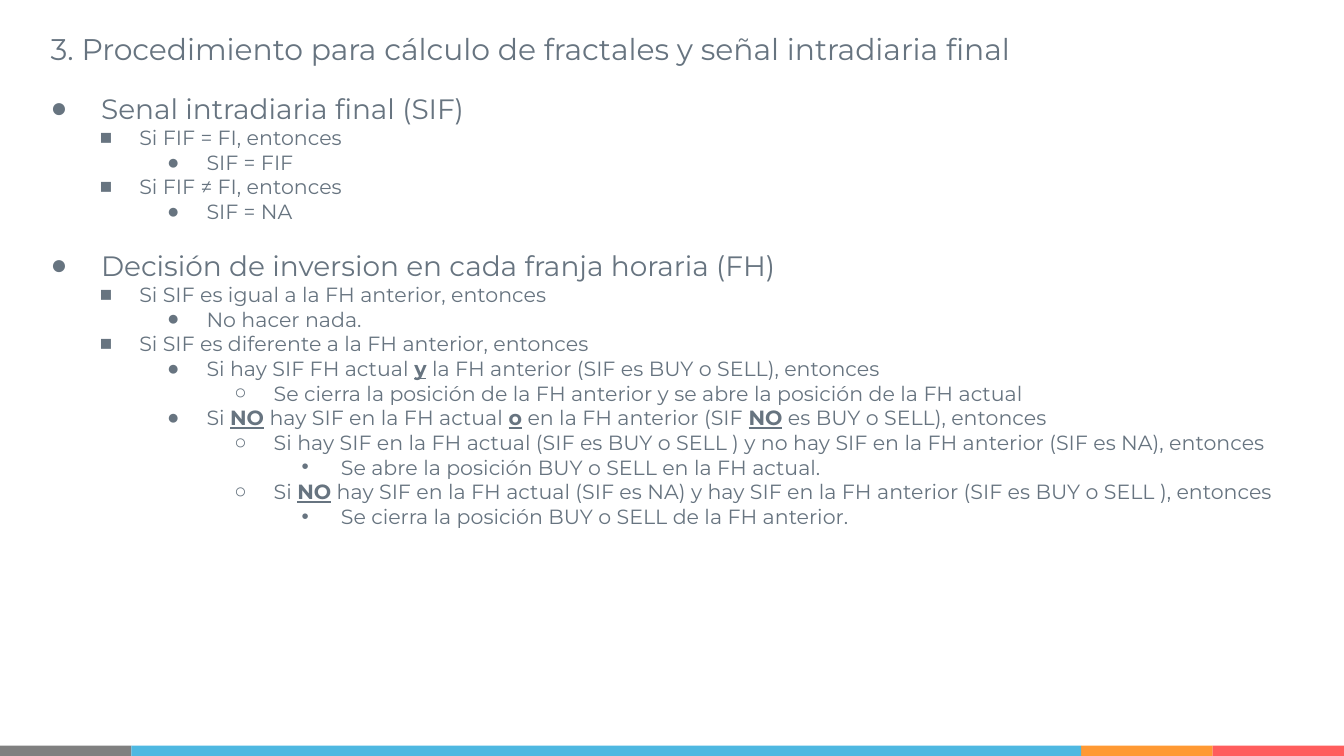
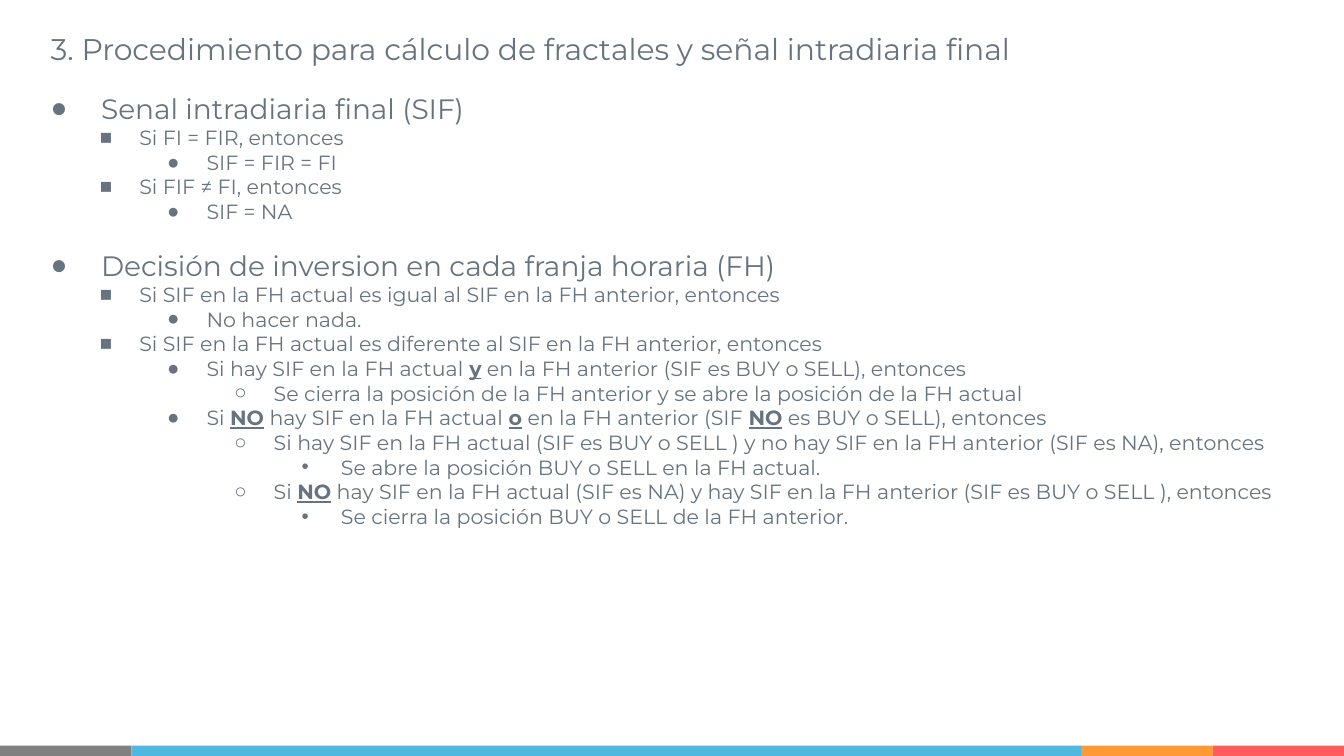
Before and after one commit to IISOS/Swell_2_Optimizacion_estrategias, a slide deck: slide 15 of Presentaciones/Swell - Optimización de estrategias - R2 (19-02-2021).pptx. Drawn at 1344x756 pixels with LibreOffice and Linux fonts; fonts in the diff are those of the drawing. Boxes give left, top, right and bottom in pixels: in the first picture for what was removed or moved away, otherwise in the second. Text is boxed around its words. In the diff, an @@ line names an element or a change of style, - is before the commit and + after.

```diff
--- a/Presentaciones/Swell - Optimización de estrategias - R2 (19-02-2021).pptx
+++ b/Presentaciones/Swell - Optimización de estrategias - R2 (19-02-2021).pptx
@@ text at [139, 130, 344, 170]: text changed @@
-    ■ Si FIF = FI, entonces
-      ● SIF = FIF
+    ■ Si FI = FIR, entonces
+      ● SIF = FIR = FI
@@ text at [139, 287, 780, 306]: text changed @@
-    ■ Si SIF es igual a la FH anterior, entonces
+    ■ Si SIF en la FH actual es igual al SIF en la FH anterior, entonces
@@ text at [139, 335, 966, 380]: text changed @@
-    ■ Si SIF es diferente a la FH anterior, entonces
-      ● Si hay SIF FH actual y la FH anterior (SIF es BUY o SELL), entonces
+    ■ Si SIF en la FH actual es diferente al SIF en la FH anterior, entonces
+      ● Si hay SIF en la FH actual y en la FH anterior (SIF es BUY o SELL), entonces
```
Also in this commit, not shown: 2 other slides changed, 3 other files.
